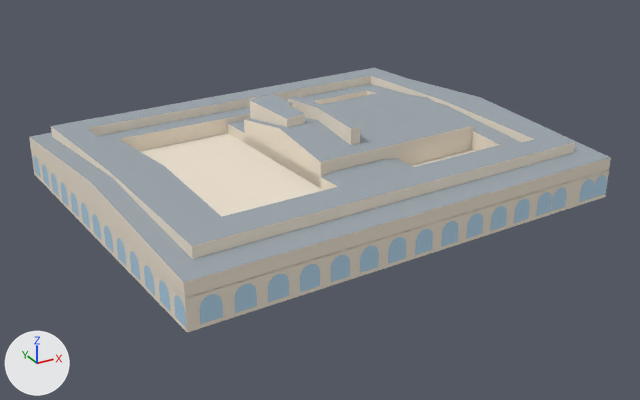
The glTF model collection/marche-saint-germain/low.glb: old version first, new version second.
The view is the same before and after, from a 50 mm lens placed at (-80.1, -149.5, 71.0), pointed at (-0.4, -4.6, -1.5). The axes (+X, +Y, +Z) are drawn at lower left. The lights are the same throughout. The picture after the commit comes second.

The first picture shows 'roof', 'stone', 'window' and 1 more.
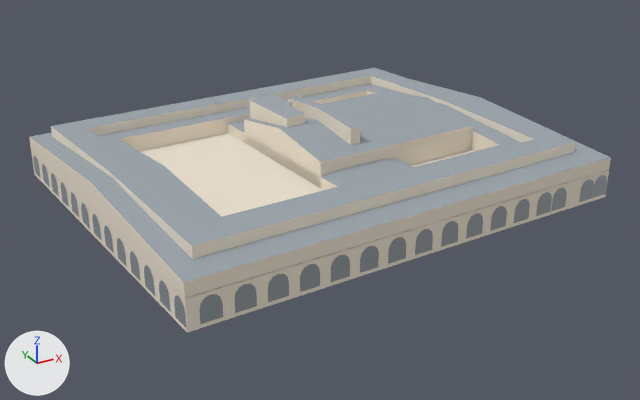
Pixel boxes (x1, y1, x2, y2) of what changed, in the pictures (640 x 400 px):
'window', recoloured
    both: (33, 155, 607, 327)

What changed in the scene script:
```text
Change mat_window:
    mat_window.base_color: (0.371, 0.552, 0.694) -> (0.127, 0.191, 0.254)  # blue #a4c4d9 -> blue #64798a
```
